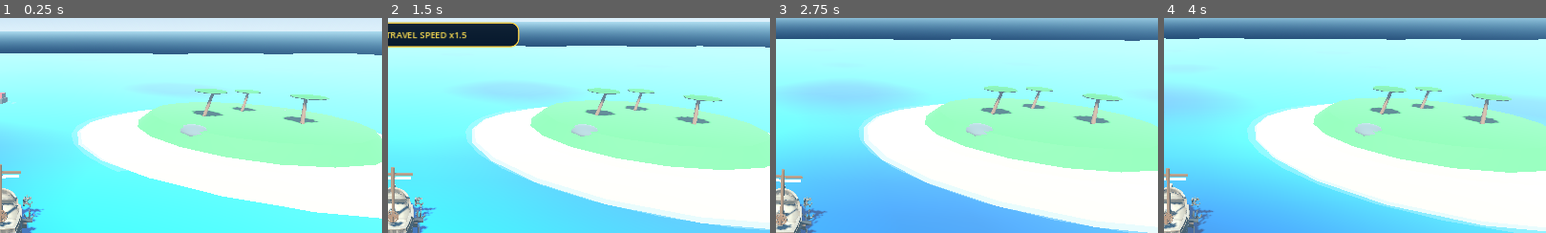
Above: before the commit, frames 1-4 (left to right).
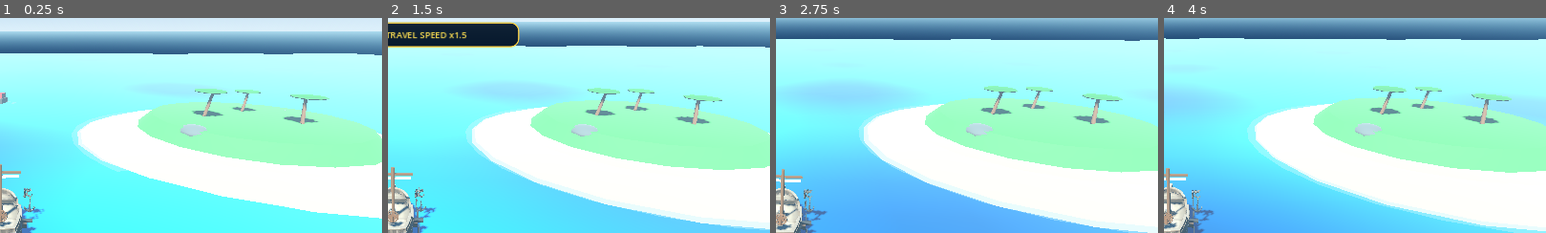
Above: after the commit, the same moments.

Repository: za99405com-ui/Pirate-Seasonline
Game: Godot game, scene res://scenes/world/world.tscn
The game is run twice, just before and just after one commit, with the same random seed, the same clock (stepped at 60 frames per second) and the same inputs.
Inputs:
- Up to frame 1 (0.25 s): no input
- Up to frame 2 (1.5 s): click "UPGRADE 75 G" at 0.5 s; click "UPGRADE 120 G" at 1.25 s
- Up to frame 3 (2.75 s): click "UPGRADE 180 G" at 2 s
- Up to frame 4 (4 s): click "UPGRADE 250 G" at 2.75 s; click "UPGRADE 340 G" at 3.5 s
The pictures show only the part of the screen within x 50-100%, y 11-61%; the shares and areas given below are measured in that part.

The runs differ from the first frame. In frame 1, 0.3% of the frame differs, in the area x 6-12%, y 79-96%; in frame 2, 0.3%; in frame 3, 0.2%; in frame 4, 0.3%.

Commit message:
Mount side anchor holder at corrected raised hull waterline

Diff:
--- a/godot_game/scripts/player/anchor_rig.gd
+++ b/godot_game/scripts/player/anchor_rig.gd
@@ -8,7 +8,7 @@
 
 @export var anchor_model_path: String = "res://assets/models/Anchor_Mobile_2048.glb"
 @export var holder_model_path: String = "res://assets/models/Anchor_Holder_Mobile_2048.glb"
-@export var mount_offset: Vector3 = Vector3(2.12, 1.58, -1.38)
+@export var mount_offset: Vector3 = Vector3(2.12, 2.33, -1.38)
 @export var sea_floor_y: float = -3.5
 @export var lowering_speed: float = 2.6
 @export var raising_speed: float = 3.2
